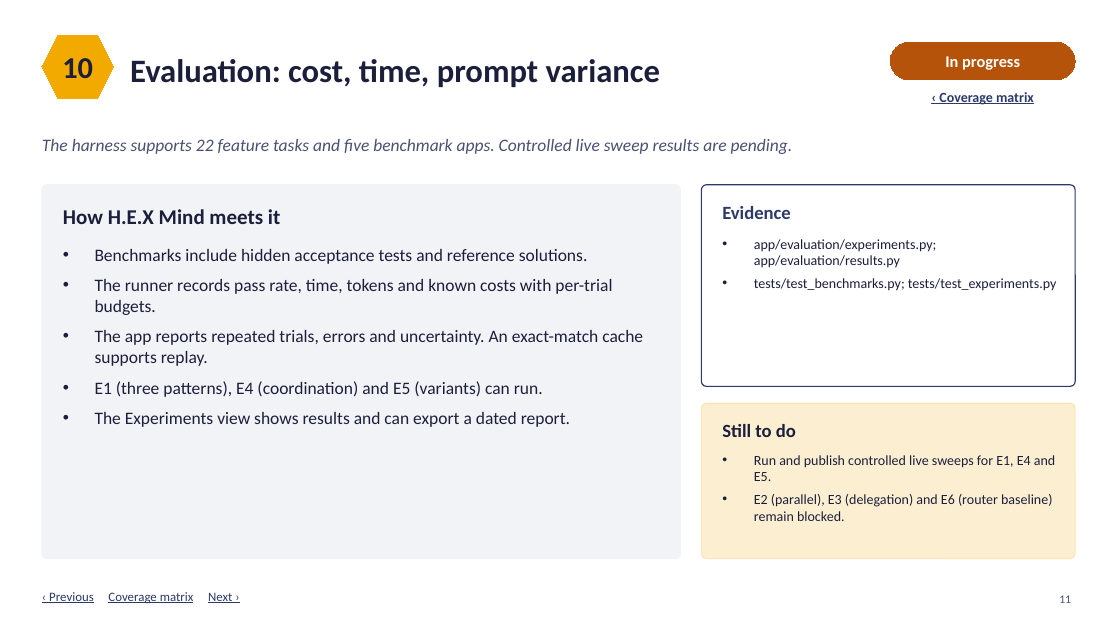
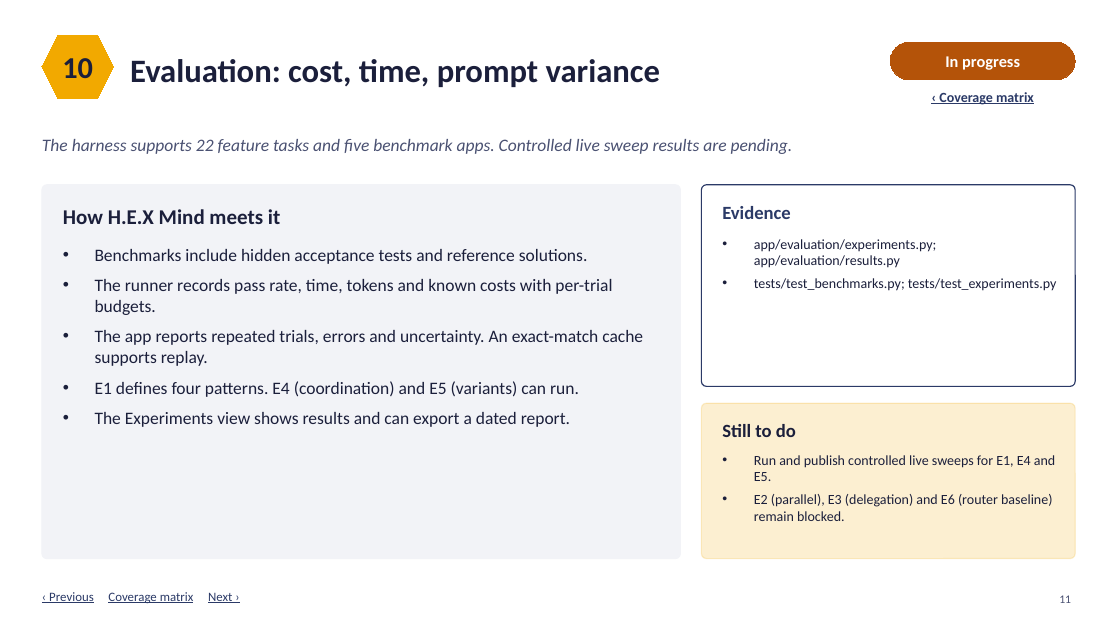
Before and after one commit to Cykikz/HEX, a slide deck: slide 11 of HEX_Mind_Requirements_Coverage_v2.pptx. Drawn at 1120x630 pixels with LibreOffice and Linux fonts; fonts in the diff are those of the drawing. Boxes give left, top, right and bottom in pixels: in the first picture for what was removed or moved away, otherwise in the second. Text is boxed around its words. In the diff, an @@ line names an element or a change of style, - is before the commit and + after.

```diff
--- a/HEX_Mind_Requirements_Coverage_v2.pptx
+++ b/HEX_Mind_Requirements_Coverage_v2.pptx
@@ text at <box>95,381,579,397</box>: text changed @@
-• E1 (three patterns), E4 (coordination) and E5 (variants) can run.
+• E1 defines four patterns. E4 (coordination) and E5 (variants) can run.
```
Also in this commit, not shown: 2 other slides changed, 2 other files.
